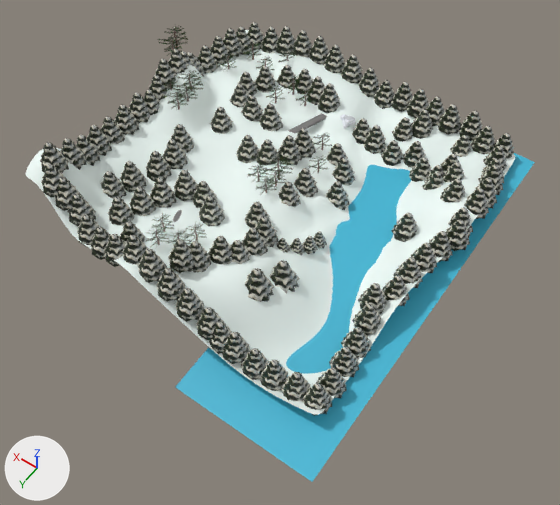
Before and after pictures for a commit that changed the Blender file snake_run_2/level_data/forest.blend.
Before and after are seen from a camera (50 mm lens) standing at (-85.1, 118.5, 153.3) and looking at (-10.8, 14.5, -10.0). Lighting does not change. The marker at lower left points along +X, +Y and +Z. The first picture is the older version.
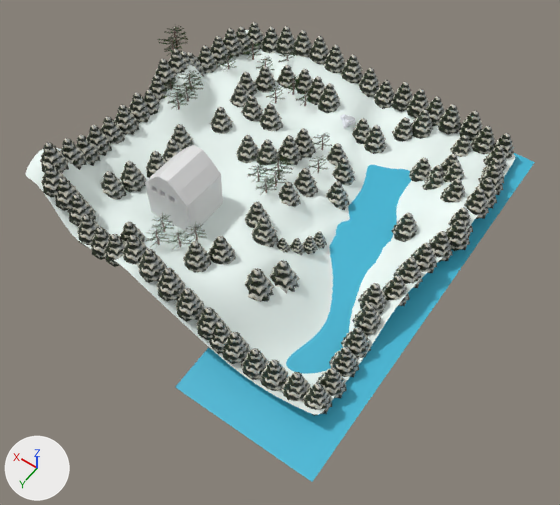
What differs and where, as boxes (x1, y1, x2, y2) in the pictures (560 x 505 px; the box of a moved part takes in the faces that stretch with it):
part 1 of me_plane, added
    after: (145, 145, 223, 234)
part 2 of me_plane, deleted
    before: (108, 114, 426, 273)
part 3 of me_plane, moved or reshaped
    before: (134, 179, 210, 240)
    after: (128, 193, 211, 240)

Edits to the bpy script that builds the scene:
```text
Change me_plane:
    used by ob_plane; location = (0.0, 0.0, 0.0); scale = (2.0, 2.0, 2.0)
    remove me_plane.from_pydata(...)  # 31803 vertices, 27535 faces; spans x -26.5..29.7, y -25.6..30.2, z -7.1..9.7
    add me_plane.from_pydata(...)  # 30031 vertices, 28149 faces, 3 loose edges; spans x -26.5..29.7, y -25.6..30.2, z -7.1..9.7
    me_plane part 1: a new loose piece of 268 vertices spanning x 3.6..10.7, y 7.5..14.3, z -2.2..7.6
    me_plane part 2: 12 loose pieces with 2120 vertices, spanning x -14.0..14.3, y -18.0..21.1, z -3.9..5.7, are deleted
    me_plane part 3: 127 vertices moved from x 3.1..12.9, y 7.1..16.2, z -1.1..0.0 to x 3.1..12.9, y 7.1..16.2, z -1.2..-0.1; 1 vertex removed from x 6.4, y 7.8, z -1.0; 5 vertices added at x 6.2..6.4, y 7.5..7.9, z -1.0
    other edits to the shape of me_plane do not show in these pictures
```
